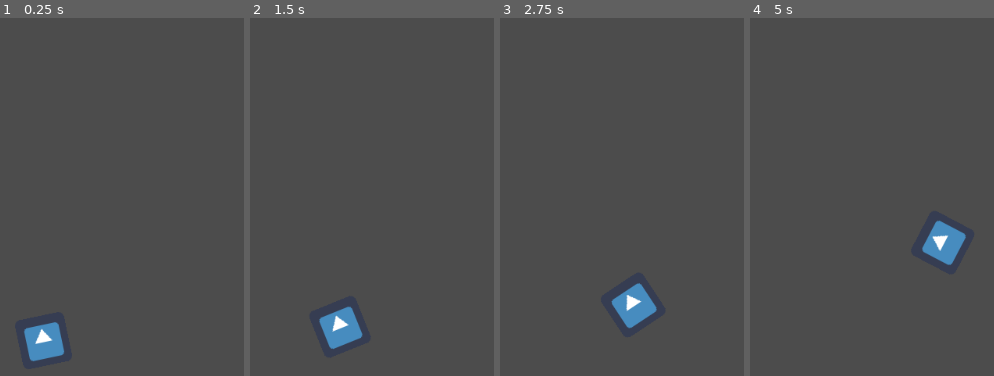
Above: before the commit, frames 1-4 (left to right).
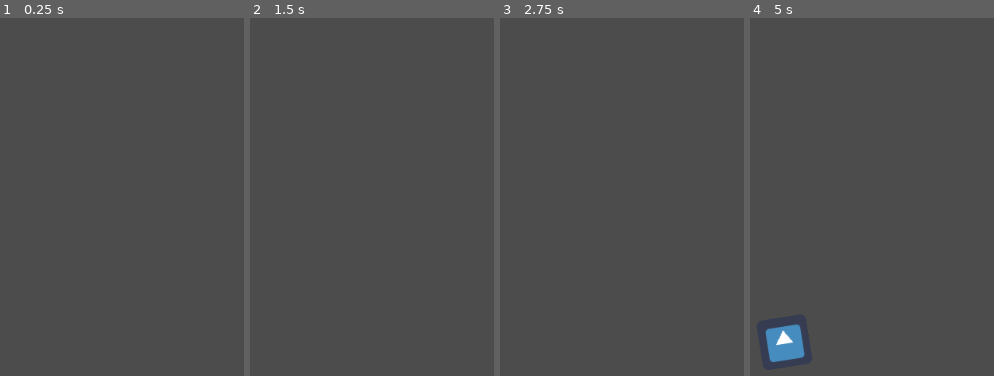
Above: after the commit, the same moments.

Repository: chadrc/godot-rona-jam
Game: Godot game, scene res://panda_scene/EnemySpawner.tscn
The game is run twice, just before and just after one commit, with the same random seed, the same clock (stepped at 60 frames per second) and the same inputs. The project has no main scene, so this scene is started directly. The engine's default icon, where the game draws it, is replaced by a stand-in: a white triangle on a blue panel in a dark square.
Inputs:
- Up to frame 1 (0.25 s): no input
- Up to frame 2 (1.5 s): hold Right (ui_right) 0.53-1.28 s; hold Down (ui_down) from 1.28 s (still down)
- Up to frame 3 (2.75 s): release Down (ui_down) at 2.03 s; hold Right (ui_right) from 2.03 s (still down)
- Up to frame 4 (5 s): release Right (ui_right) at 2.78 s; hold Up (ui_up) 2.78-3.53 s; hold Left (ui_left) from 3.53 s (still down)

The runs differ from the first frame. In frame 1, 1.4% of the frame differs, in the area x 9-27%, y 84-97%; in frame 2, 1.4%; in frame 3, 1.4%; in frame 4, 2.8%, in the area x 6-89%, y 56-97%.

Commit message:
Scene for path following enemies

Diff:
--- /dev/null
+++ b/panda_scene/Enemy.gd
@@ -0,0 +1,8 @@
+extends PathFollow2D
+
+export var speed = 50
+
+
+# Called every frame. 'delta' is the elapsed time since the previous frame.
+func _process(delta):
+	offset = offset + speed * delta
--- /dev/null
+++ b/panda_scene/Enemy.tscn
@@ -0,0 +1,14 @@
+[gd_scene load_steps=3 format=2]
+
+[ext_resource path="res://icon.png" type="Texture" id=1]
+[ext_resource path="res://panda_scene/Enemy.gd" type="Script" id=2]
+
+[node name="EnemyPathFollow" type="PathFollow2D"]
+position = Vector2( 61.6843, 928.632 )
+rotation = -0.15551
+loop = false
+script = ExtResource( 2 )
+
+[node name="EnemySprite" type="Sprite" parent="."]
+position = Vector2( -1.1347, -1.827 )
+texture = ExtResource( 1 )
--- a/panda_scene/EnemySpawner.gd
+++ b/panda_scene/EnemySpawner.gd
@@ -1,13 +1,15 @@
 extends Node2D
 
-export var speed = 50
+export (PackedScene) var Enemy
+export (NodePath) var PathReference
+
+var SpawnPath
 
 
-# Called when the node enters the scene tree for the first time.
 func _ready():
-	pass # Replace with function body.
+	SpawnPath = get_node(PathReference)
 
 
-# Called every frame. 'delta' is the elapsed time since the previous frame.
-func _process(delta):
-	$Path2D/PathFollow2D.offset = $Path2D/PathFollow2D.offset + speed * delta
+func _on_Timer_timeout():
+	var enemy = Enemy.instance()
+	SpawnPath.add_child(enemy)
--- a/panda_scene/EnemySpawner.tscn
+++ b/panda_scene/EnemySpawner.tscn
@@ -1,6 +1,6 @@
 [gd_scene load_steps=4 format=2]
 
-[ext_resource path="res://icon.png" type="Texture" id=1]
+[ext_resource path="res://panda_scene/Enemy.tscn" type="PackedScene" id=1]
 [ext_resource path="res://panda_scene/EnemySpawner.gd" type="Script" id=2]
 
 [sub_resource type="Curve2D" id=1]
@@ -8,17 +8,16 @@
 "points": PoolVector2Array( 0, 0, 0, 0, 61.6843, 928.632, -37.8947, 151.579, 37.8947, -151.579, 283.789, 752.842, -42.1053, 126.316, 42.1053, -126.316, 230.105, 298.105, 0, 0, 0, 0, 497.474, 82.3158 )
 }
 
-[node name="Node2D" type="Node2D"]
+[node name="EnemySpawner" type="Node2D"]
 script = ExtResource( 2 )
+Enemy = ExtResource( 1 )
+PathReference = NodePath("Path")
 
-[node name="Path2D" type="Path2D" parent="."]
+[node name="Path" type="Path2D" parent="."]
 position = Vector2( 0, -6.3158 )
 curve = SubResource( 1 )
 
-[node name="PathFollow2D" type="PathFollow2D" parent="Path2D"]
-position = Vector2( 61.6843, 928.632 )
-rotation = -0.15551
-
-[node name="Sprite" type="Sprite" parent="Path2D/PathFollow2D"]
-position = Vector2( -1.1347, -1.827 )
-texture = ExtResource( 1 )
+[node name="Timer" type="Timer" parent="."]
+wait_time = 5.0
+autostart = true
+[connection signal="timeout" from="Timer" to="." method="_on_Timer_timeout"]
